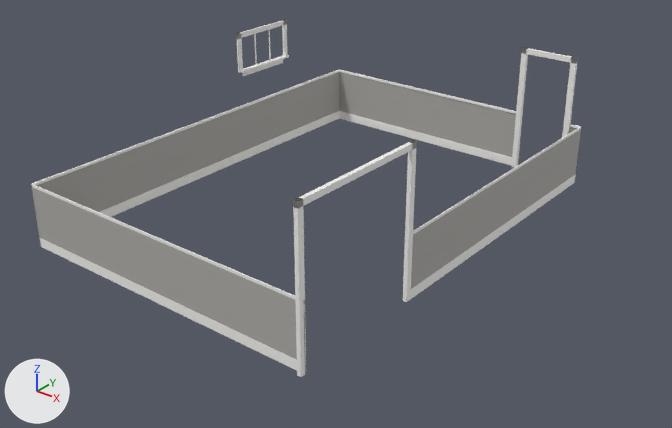
Two versions of the glTF model scratchpad/bsmt/glb/Movie_Baseboards.glb, one commit apart.
Camera for both pictures: a 50 mm camera at (11.15, -14.03, 6.51) aimed at (3.18, -4.07, 0.33). Lighting does not change. The marker at lower left points along +X, +Y and +Z. The older version comes first. Vertices at exactly the same position are counted once.

The first picture shows 'root'.
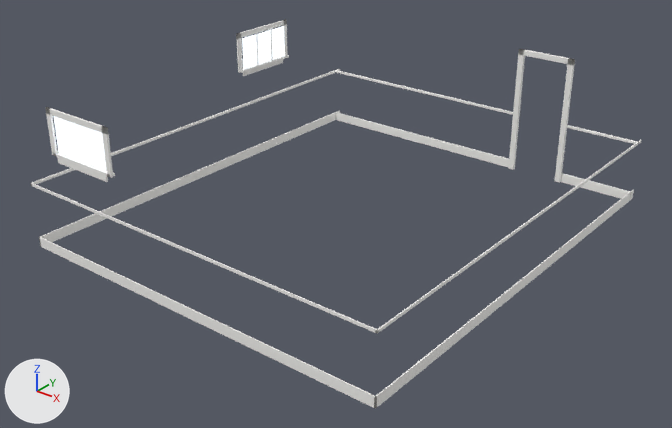
What differs and where, as boxes (x1, y1, x2, y2) in the pictures (672 x 428 px; the box of a moved part takes in the faces that stretch with it):
'root', reshaped (11% wider, 9% taller)
    before: (31, 19, 582, 377)
    after: (30, 19, 642, 409)
part 1 of me_mesh_0, moved or reshaped
    before: (254, 34, 257, 65)
    after: (256, 34, 259, 65)
part 2 of me_mesh_0, moved or reshaped
    before: (269, 29, 271, 60)
    after: (270, 29, 273, 61)
part 3 of me_mesh_0, added
    after: (53, 151, 115, 177)
part 4 of me_mesh_0, added
    after: (57, 157, 108, 182)
part 5 of me_mesh_0, added
    after: (45, 107, 113, 178)
part 6 of me_mesh_0, added
    after: (242, 26, 285, 69)
part 7 of me_mesh_0, added
    after: (54, 116, 106, 170)
part 8 of me_mesh_0, added
    after: (336, 49, 631, 199)
part 9 of me_mesh_0, added
    after: (30, 69, 642, 334)
part 10 of me_mesh_0, added
    after: (336, 70, 513, 115)
part 11 of me_mesh_0, added
    after: (567, 125, 639, 144)
part 12 of me_mesh_0, cut back
    before: (31, 47, 582, 377)
    after: (39, 189, 634, 409)

The change, as a list of edits to the scene's bpy script:
```text
Add mat_m2pane:
    mat_m2pane = principled_material('m2pane')
    mat_m2pane.base_color = (0.855, 0.888, 0.922)  # white #eef2f6
    mat_m2pane.roughness = 0.6
    mat_m2pane.emission_color = (0.624, 0.687, 0.745)  # light grey #cfd8e0
    mat_m2pane.emission_strength = 1.5
Change me_mesh_0:
    used by ob_root; location = (0.0, 0.0, 0.0)
    remove me_mesh_0.from_pydata(...)  # 231 vertices, 456 faces; spans x 0.0..5.18, y -7.23..0.0, z 0.0..2.33
    add me_mesh_0.from_pydata(...)  # 266 vertices, 468 faces; spans x 0.0..6.22, y -7.16..0.0, z 0.0..2.33
    me_mesh_0 part 1: the loose piece of 8 vertices spanning x 0.0..0.02, y -2.39..-2.37, z 1.68..2.24 is moved by (0.04, 0.0, 0.0)
    me_mesh_0 part 2: the loose piece of 8 vertices spanning x 0.0..0.02, y -2.02..-2.0, z 1.68..2.24 is moved by (0.04, 0.0, 0.0)
    me_mesh_0 part 3: a new loose piece, a box spanning x 0.671..1.89, y -7.163..-7.084, z 1.64..1.676, in mat_trim (white #f7f6f3)
    me_mesh_0 part 4: a new loose piece, a box spanning x 0.762..1.798, y -7.163..-7.14, z 1.548..1.64, in mat_trim (white #f7f6f3)
    me_mesh_0 part 5: the loose piece of 20 vertices spanning x 0.0..0.03, y -2.83..-1.56, z 1.64..2.33 is copied, and the copy is turned 90 degrees about the z axis through its middle, then moved by (1.26, -4.95, 0.0); it spans x 0.65..1.91, y -7.16..-7.13, z 1.64..2.33
    me_mesh_0 part 6: a new loose piece, a box spanning x 0.0433..0.0475, y -2.7341..-1.6551, z 1.6855..2.2311, in mat_m2pane (white #eef2f6, glowing light grey #cfd8e0)
    me_mesh_0 part 7: a new loose piece, a box spanning x 0.7407..1.8197, y -7.1195..-7.1153, z 1.6855..2.2311, in mat_m2pane (white #eef2f6, glowing light grey #cfd8e0)
    me_mesh_0 part 8: a new loose piece of 46 vertices spanning x 0.0..6.22, y -0.17..-0.11, z 0.0..2.17, in mat_trim (white #f7f6f3)
    me_mesh_0 part 9: a new loose piece of 36 vertices spanning x 0.0..6.22, y -7.16..0.0, z 0.99..1.04, in mat_trim (white #f7f6f3)
    me_mesh_0 part 10: a new loose piece of 14 vertices spanning x 0.0..3.98, y -0.14..-0.11, z 0.99..1.04, in mat_trim (white #f7f6f3)
    me_mesh_0 part 11: a new loose piece of 14 vertices spanning x 4.98..6.22, y -0.14..-0.11, z 0.99..1.04, in mat_trim (white #f7f6f3)
    me_mesh_0 part 12
    161 vertices are removed from x 0.0..5.18, y -7.23..0.0, z 0.0..2.28
    344 faces are deleted
    11 vertices are added at x 6.2..6.22, y -7.16..0.0, z 0.0..0.16
    7 new vertices lie (6.22, 0.0, 0.0) away from vertices in x 0.0, y -7.16..-7.14, z 0.0..0.16
    44 new faces join them, mat_trim (white #f7f6f3)
    other edits to the shape of me_mesh_0 do not show in these pictures
    remove me_mesh_0.materials.append(mat_wains)  # grey #b0aeaa
    add me_mesh_0.materials.append(mat_m2pane)  # white #eef2f6, glowing light grey #cfd8e0
```
